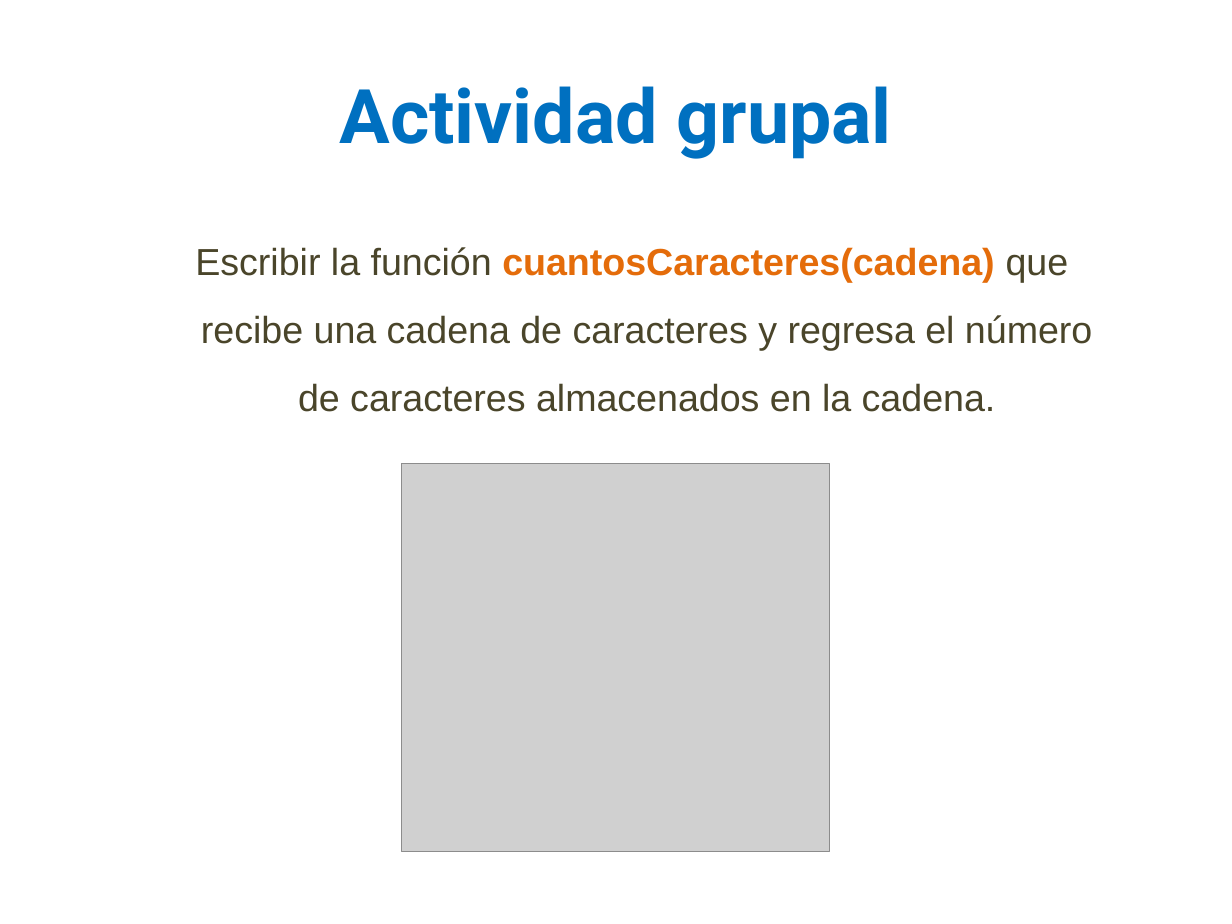
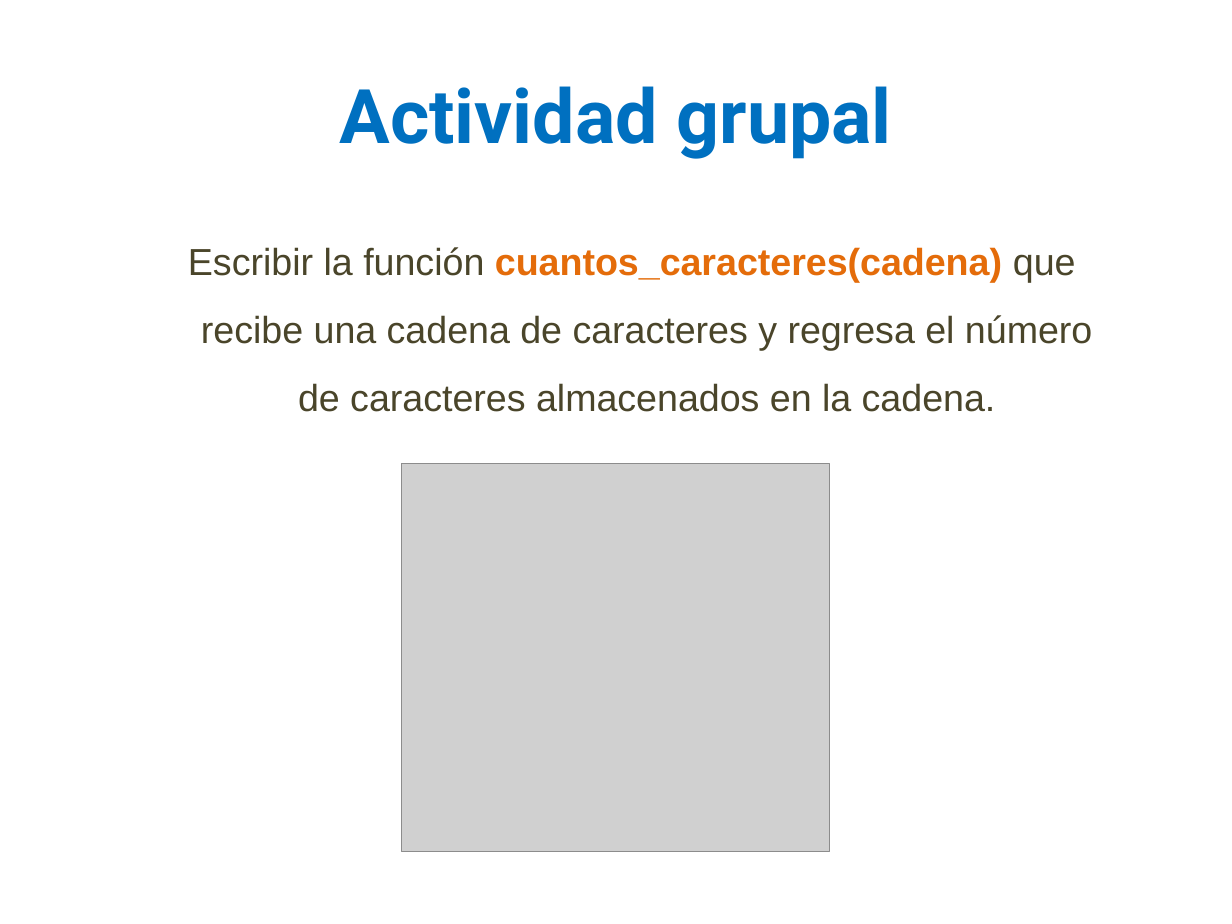
Before and after one commit to lizetheP/PensamientoC, a slide deck: slide 5 of CalendarioAgo20L/presentaciones/11_Strings.pptx. Drawn at 1232x924 pixels with LibreOffice and Linux fonts; fonts in the diff are those of the drawing; grey boxes stand for pictures. Boxes give left, top, right and bottom in pixels: in the first picture for what was removed or moved away, otherwise in the second. Text is boxed around its words. In the diff, an @@ line names an element or a change of style, - is before the commit and + after.

```diff
--- a/CalendarioAgo20L/presentaciones/11_Strings.pptx
+++ b/CalendarioAgo20L/presentaciones/11_Strings.pptx
@@ text at (188,247,1092,412): text changed @@
-Escribir la función cuantosCaracteres(cadena) que recibe una cadena de caracteres y regresa el número de caracteres almacenados en la cadena.
+Escribir la función cuantos_caracteres(cadena) que recibe una cadena de caracteres y regresa el número de caracteres almacenados en la cadena.
```
Also in this commit, not shown: 6 other slides changed, 9 other files.
